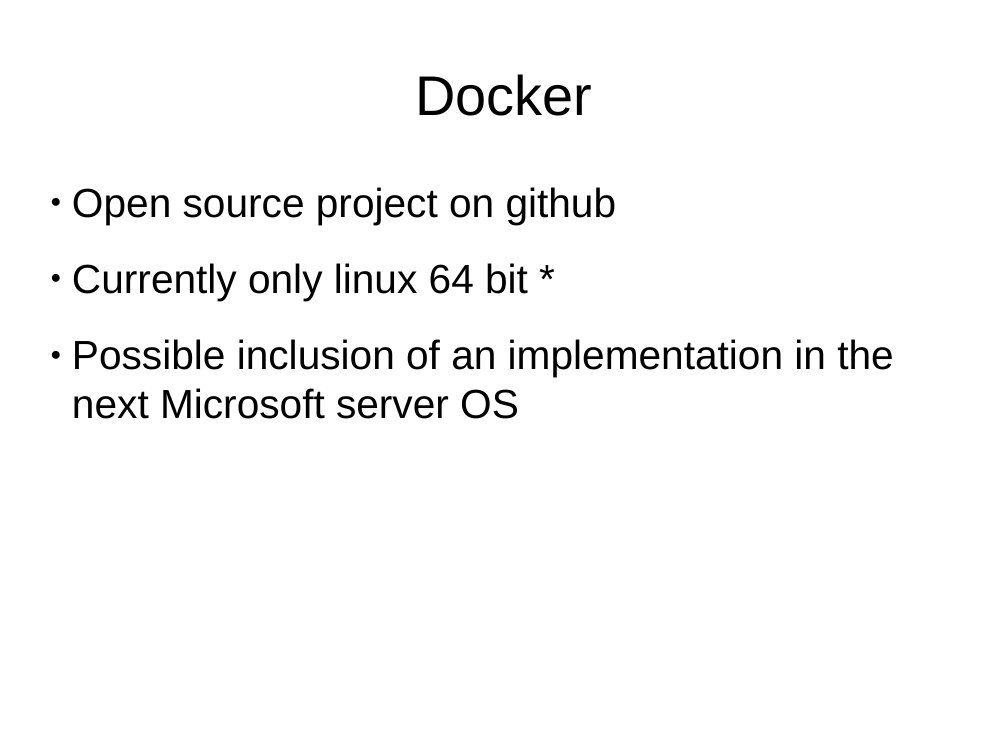
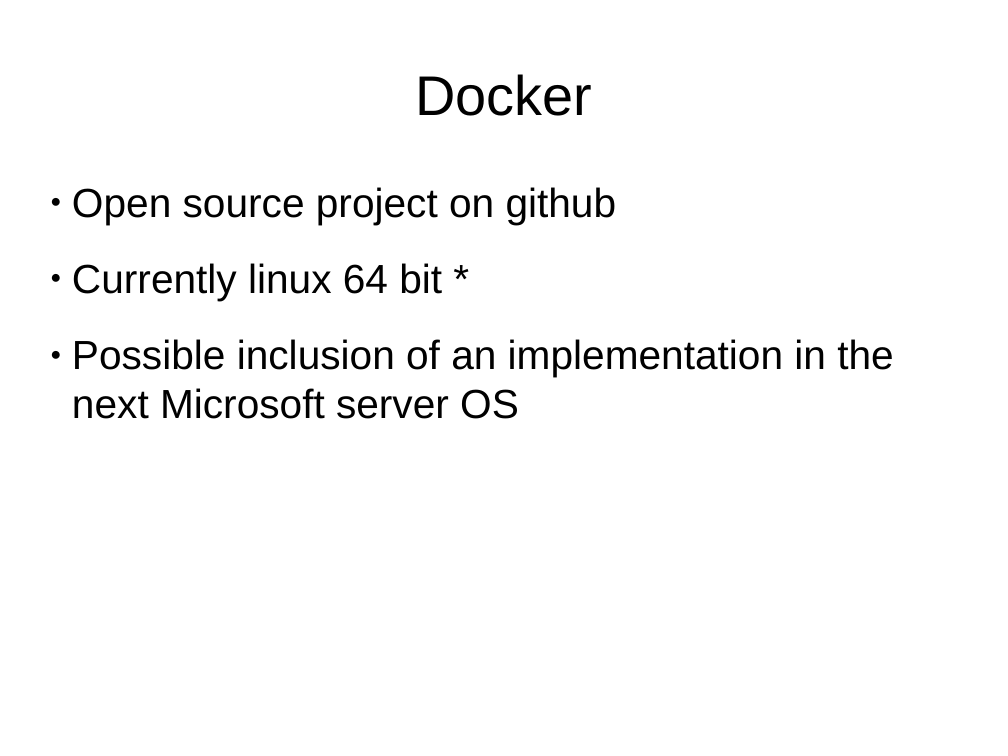
Before and after one commit to pmcgrath/presentations, a slide deck: slide 3 of corkaltnet_docker_20141118/corkaltnet_docker_20141118.pptx. Drawn at 1008x756 pixels with LibreOffice and Linux fonts; fonts in the diff are those of the drawing. Boxes give left, top, right and bottom in pixels: in the first picture for what was removed or moved away, otherwise in the second. Text is boxed around its words. In the diff, an @@ line names an element or a change of style, - is before the commit and + after.

```diff
--- a/corkaltnet_docker_20141118/corkaltnet_docker_20141118.pptx
+++ b/corkaltnet_docker_20141118/corkaltnet_docker_20141118.pptx
@@ text at (72,263,442,301): text changed @@
-● Currently only linux 64 bit *
+● Currently linux 64 bit *
```
Also in this commit, not shown: 3 other slides changed, 1 other file.
